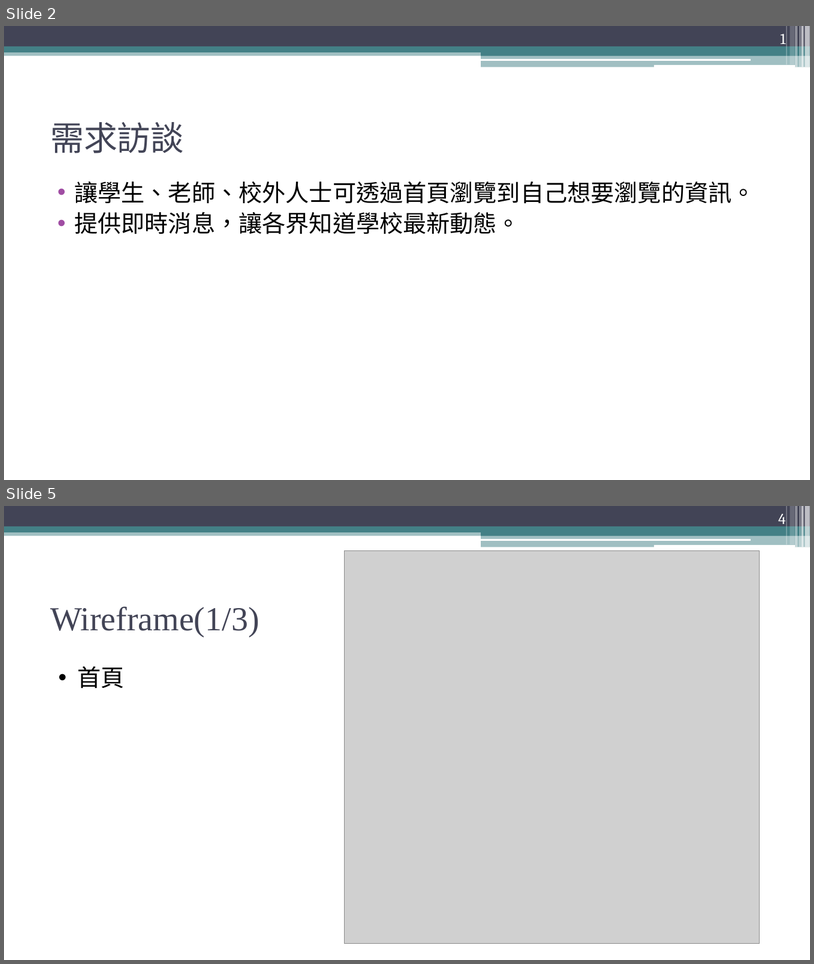
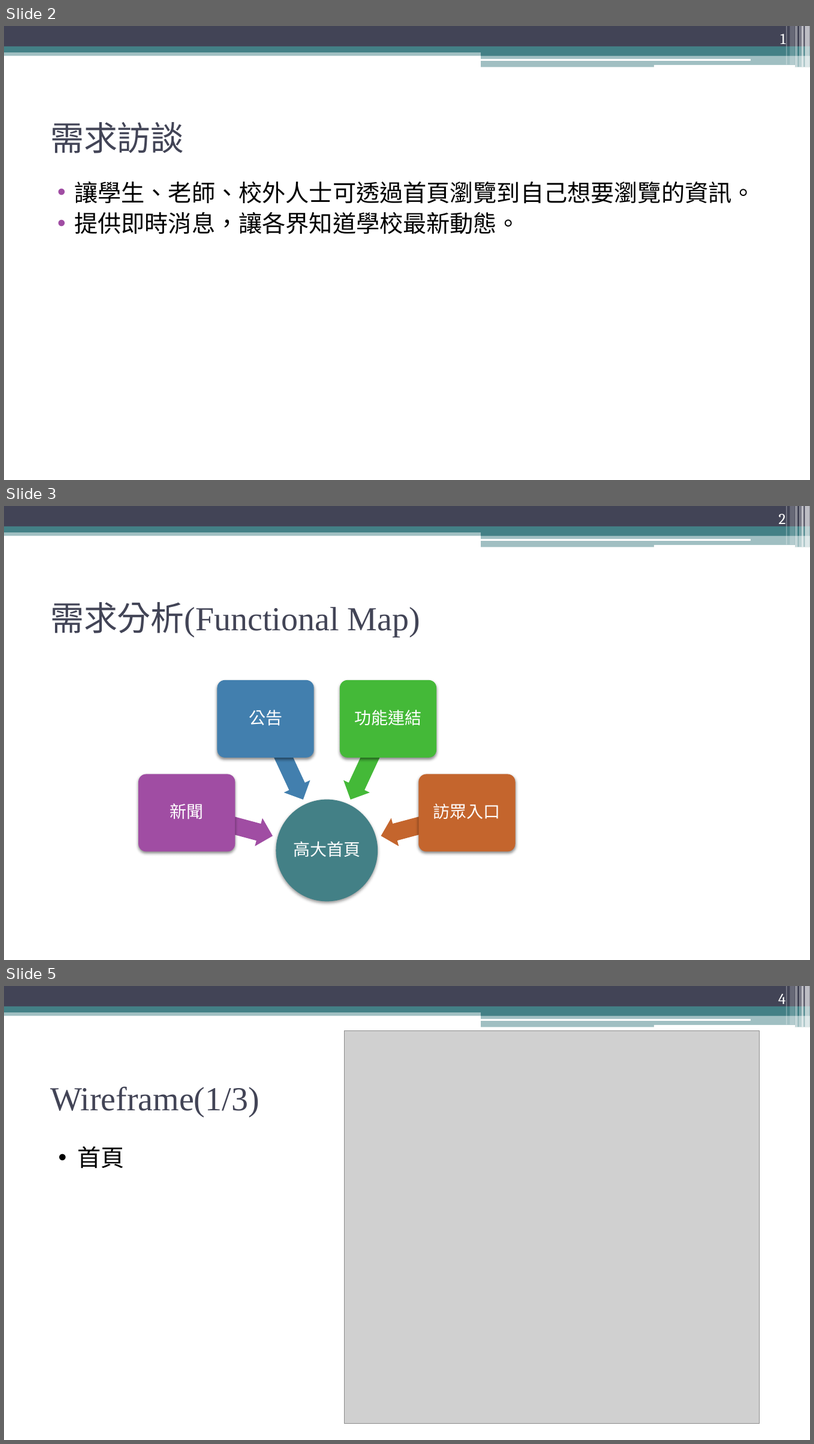
Before and after one commit to wa712112/homework, a slide deck: mid/期中報告.pptx. Shown one above the other, each under a label of ours: slides 2 and 5 before the commit, slides 2, 3 and 5 after it; the slides between them are not shown. The pictures are 814x964 and 814x1444 pixels, drawn with LibreOffice and Linux fonts; fonts in the diff are those of the drawing; grey boxes stand for pictures. Boxes give left, top, right and bottom in pixels: in the first picture for what was removed or moved away, otherwise in the second. Text is boxed around its words. In the diff, an @@ line names an element or a change of style, - is before the commit and + after.

```diff
--- a/mid/期中報告.pptx
+++ b/mid/期中報告.pptx
@@ slide 3 added at [4, 506, 810, 960], background #FFFFFF; not listed: 13 template elements that a slide beside it also shows @@
@@ page number added at [779, 514, 786, 528], 18 pt, text #FFFFFF @@
+2
@@ title added at [50, 602, 420, 637], 40 pt, text #424456 @@
+需求分析(Functional Map)
@@ group added at [138, 680, 516, 901]: 5 texts, 4 left arrows, 4 rounded rectangles, 1 ellipse @@
+高大首頁
+新聞
+公告
+功能連結
+訪眾入口
```
Also in this commit, not shown: 2 slides changed, 1 slide removed, 10 other files.
